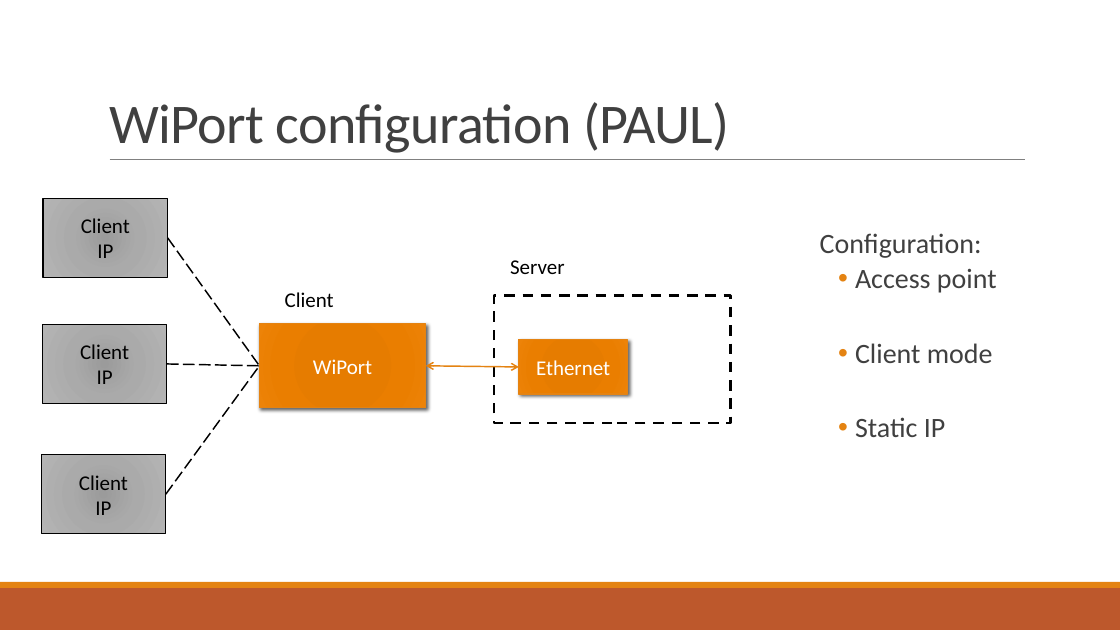
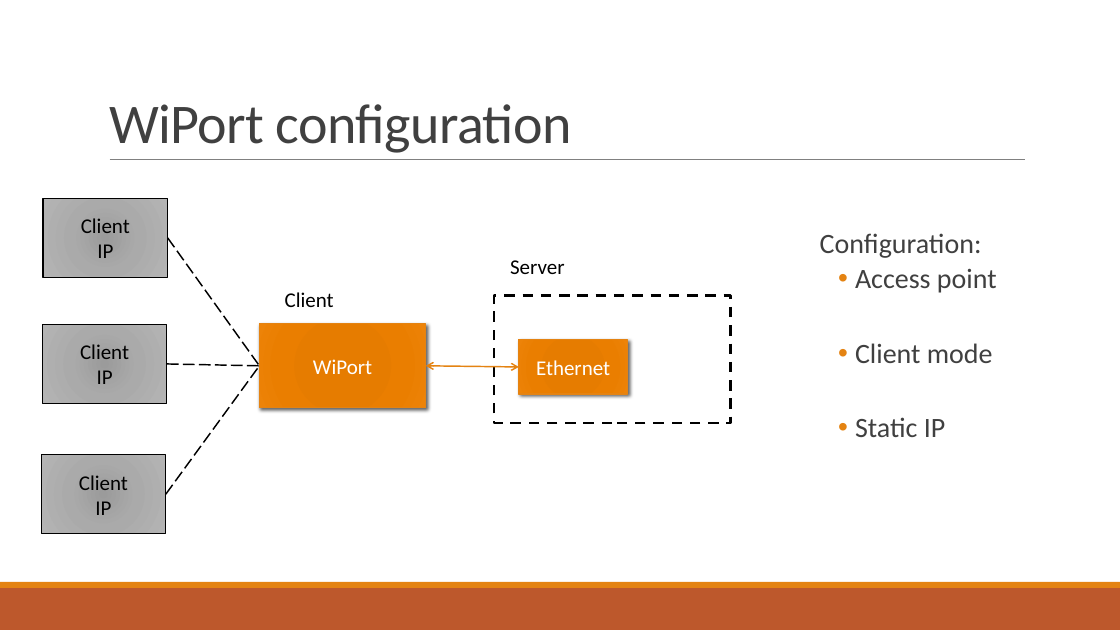
Before and after one commit to fjanssen/Car2X, a slide deck: slide 11 of doc/FinalPresentation.pptx. Drawn at 1120x630 pixels with LibreOffice and Linux fonts; fonts in the diff are those of the drawing. Boxes give left, top, right and bottom in pixels: in the first picture for what was removed or moved away, otherwise in the second. Text is boxed around its words. In the diff, an @@ line names an element or a change of style, - is before the commit and + after.

```diff
--- a/doc/FinalPresentation.pptx
+++ b/doc/FinalPresentation.pptx
@@ title at <box>109,104,572,153</box>: text changed @@
-WiPort configuration (PAUL)
+WiPort configuration
```
Also in this commit, not shown: 6 other slides changed.
